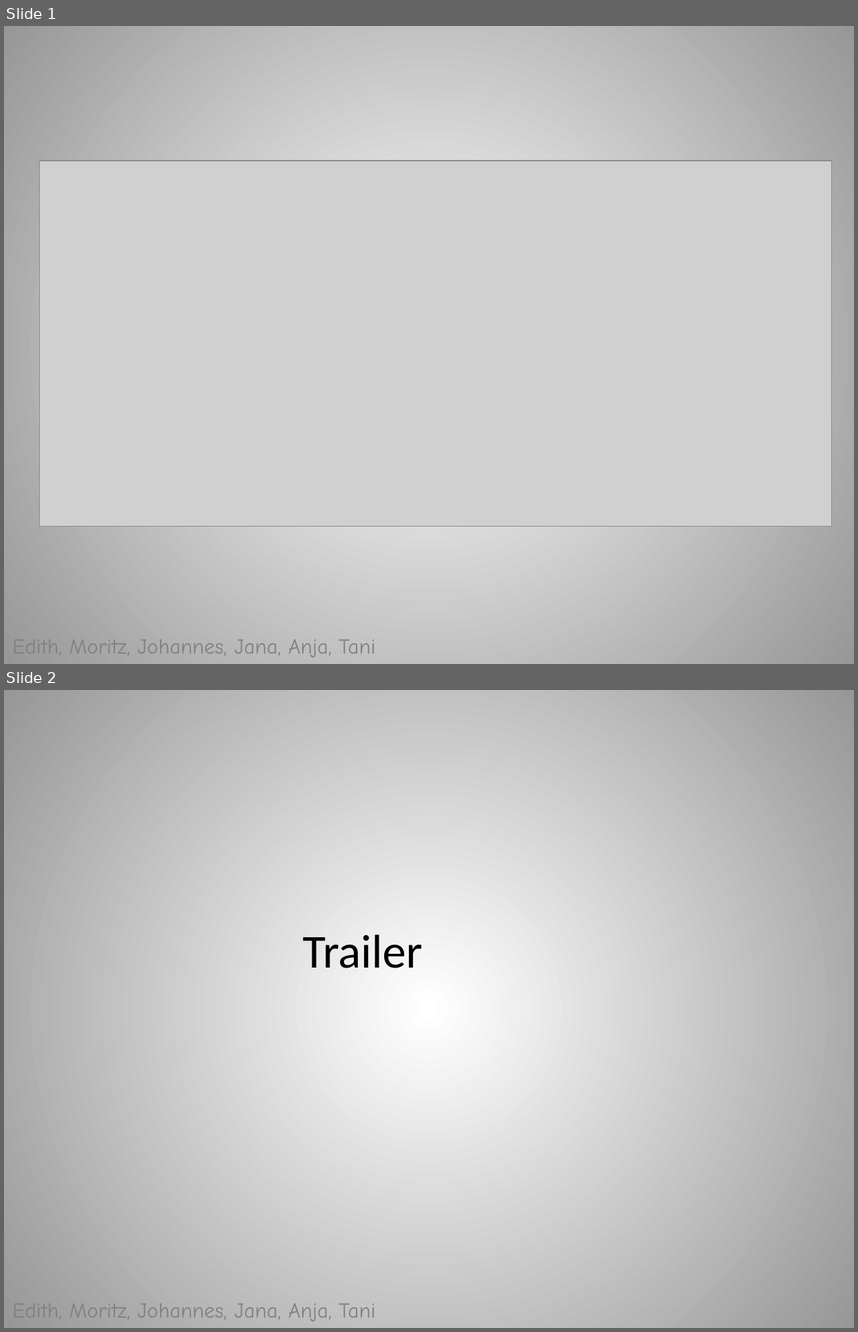
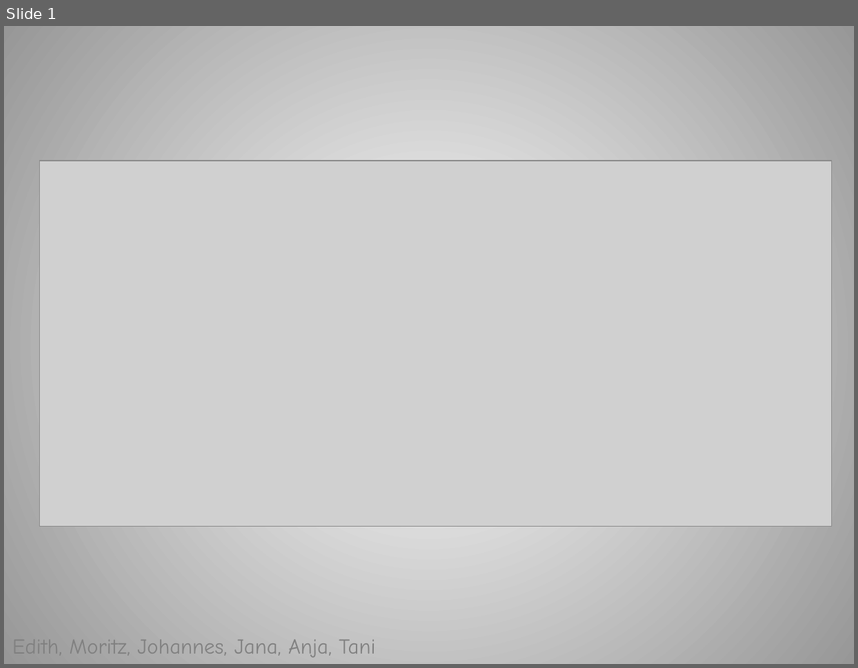
Before and after one commit to Jugendhackt/wildmap, a slide deck: präsentation/WildMap.pptx. Shown one above the other, each under a label of ours: slides 1 and 2 before the commit, slide 1 after it. The pictures are 858x1332 and 858x668 pixels, drawn with LibreOffice and Linux fonts; fonts in the diff are those of the drawing; grey boxes stand for pictures; background and template pictures are left out. Boxes give left, top, right and bottom in pixels: in the first picture for what was removed or moved away, otherwise in the second. Text is boxed around its words. In the diff, an @@ line names an element or a change of style, - is before the commit and + after.

```diff
--- a/präsentation/WildMap.pptx
+++ b/präsentation/WildMap.pptx
@@ slide 2 removed at (4,690,854,1328), background picture (left out) @@
@@ text removed at (303,934,422,968) @@
-Trailer
@@ text removed at (70,1297,375,1325) @@
-Edith, Moritz, Johannes, Jana, Anja, Tani
```
Also in this commit, not shown: 1 slide changed, 1 other slide removed, 2 other files.
